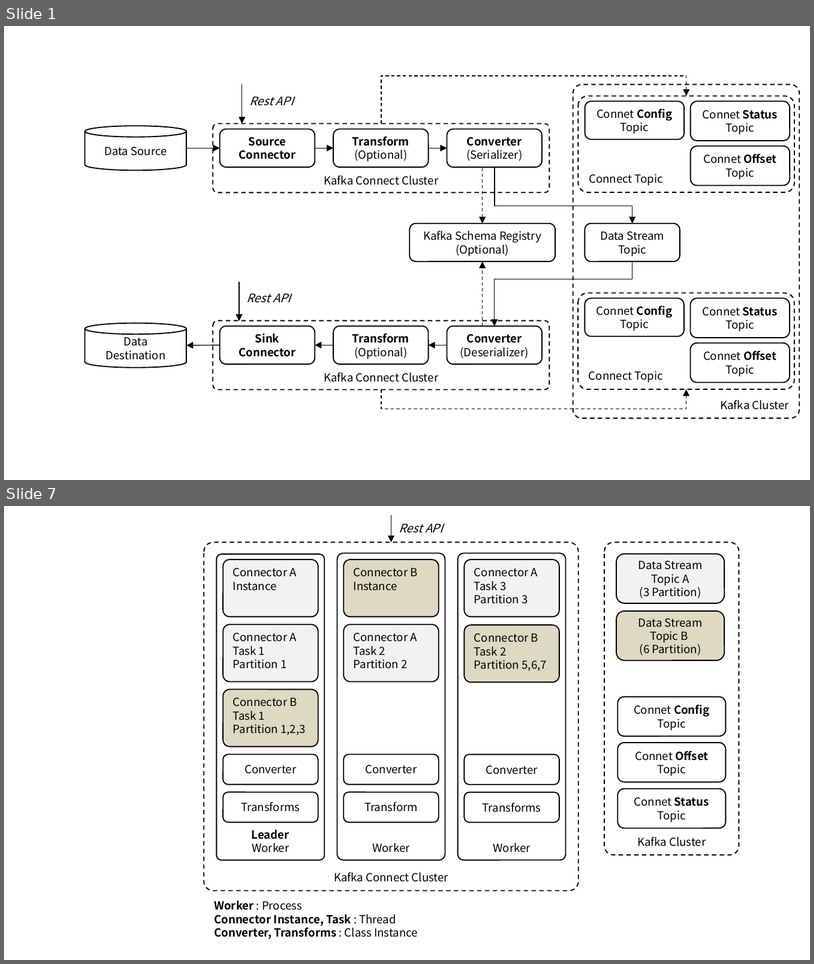
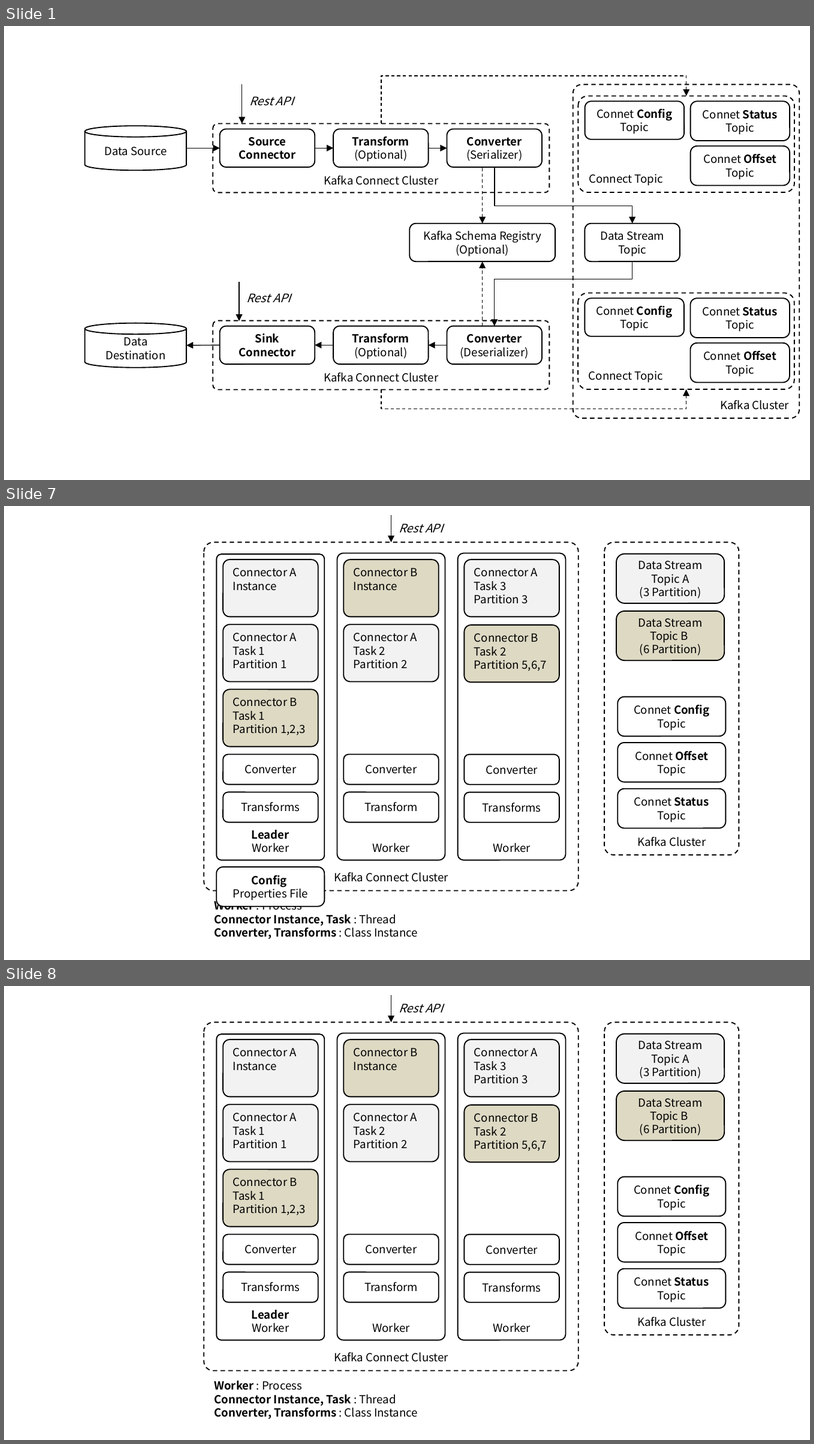
Before and after one commit to ssup2/blog-software, a slide deck: content/docs/theory-analysis/kafka-connect/images/images.pptx. Shown one above the other, each under a label of ours: slides 1 and 7 before the commit, slides 1, 7 and 8 after it; the slides between them are not shown. The pictures are 814x964 and 814x1444 pixels, drawn with LibreOffice and Linux fonts; fonts in the diff are those of the drawing. Boxes give left, top, right and bottom in pixels: in the first picture for what was removed or moved away, otherwise in the second. Text is boxed around its words. In the diff, an @@ line names an element or a change of style, - is before the commit and + after.

```diff
--- a/content/docs/theory-analysis/kafka-connect/images/images.pptx
+++ b/content/docs/theory-analysis/kafka-connect/images/images.pptx
@@ slide 7 added at bbox=[4, 506, 810, 960], background #FFFFFF @@
@@ arrow added from (391, 515) to (391, 542), #000000 0.75 pt @@
@@ text added at bbox=[399, 523, 443, 533], 10.5 pt, text #000000, italic @@
+Rest API
@@ rounded rectangle added at bbox=[204, 542, 579, 891], fill #FFFFFF, outline #000000 1 pt dashed, 10 pt, text #000000 @@
+Kafka Connect Cluster
@@ rounded rectangle added at bbox=[217, 555, 325, 860], fill #FFFFFF, outline #000000 1 pt, 10 pt, text #000000, bold @@
+Leader
+Worker
@@ rounded rectangle added at bbox=[224, 559, 318, 616], fill #F2F2F2, outline #000000 1 pt, 10 pt, text #000000 @@
+Connector A
+Instance
@@ rounded rectangle added at bbox=[337, 553, 445, 860], fill #FFFFFF, outline #000000 1 pt, 10 pt, text #000000 @@
+Worker
@@ rounded rectangle added at bbox=[344, 559, 438, 616], fill #DDD9C3, outline #000000 1 pt, 10 pt, text #000000 @@
+Connector B
+Instance
@@ rounded rectangle added at bbox=[458, 553, 566, 860], fill #FFFFFF, outline #000000 1 pt, 10 pt, text #000000 @@
+Worker
@@ rounded rectangle added at bbox=[464, 559, 560, 616], fill #F2F2F2, outline #000000 1 pt, 10 pt, text #000000 @@
+Connector A
+Task 3
+Partition 3
@@ rounded rectangle added at bbox=[605, 542, 740, 855], fill #FFFFFF, outline #000000 1 pt dashed, 10 pt, text #000000 @@
+Kafka Cluster
@@ rounded rectangle added at bbox=[617, 553, 725, 603], fill #F2F2F2, outline #000000 1 pt, 10 pt, text #000000 @@
+Data Stream
+Topic A
+(3 Partition)
@@ rounded rectangle added at bbox=[617, 611, 725, 660], fill #DDD9C3, outline #000000 1 pt, 10 pt, text #000000 @@
+Data Stream
+Topic B
+(6 Partition)
@@ rounded rectangle added at bbox=[224, 625, 318, 682], fill #F2F2F2, outline #000000 1 pt, 10 pt, text #000000 @@
+Connector A
+Task 1
+Partition 1
@@ rounded rectangle added at bbox=[344, 625, 438, 682], fill #F2F2F2, outline #000000 1 pt, 10 pt, text #000000 @@
+Connector A
+Task 2
+Partition 2
@@ rounded rectangle added at bbox=[464, 625, 560, 682], fill #DDD9C3, outline #000000 1 pt, 10 pt, text #000000 @@
+Connector B
+Task 2
+Partition 5,6,7
@@ rounded rectangle added at bbox=[224, 689, 318, 747], fill #DDD9C3, outline #000000 1 pt, 10 pt, text #000000 @@
+Connector B
+Task 1
+Partition 1,2,3
@@ rounded rectangle added at bbox=[618, 696, 726, 736], fill #FFFFFF, outline #000000 1 pt, 10 pt, text #000000 @@
+Connet Config
+Topic
@@ rounded rectangle added at bbox=[224, 754, 318, 784], fill #FFFFFF, outline #000000 1 pt, 10 pt, text #000000 @@
+Converter
@@ rounded rectangle added at bbox=[344, 754, 438, 784], fill #FFFFFF, outline #000000 1 pt, 10 pt, text #000000 @@
+Converter
@@ rounded rectangle added at bbox=[464, 754, 560, 784], fill #FFFFFF, outline #000000 1 pt, 10 pt, text #000000 @@
+Converter
@@ rounded rectangle added at bbox=[618, 742, 726, 782], fill #FFFFFF, outline #000000 1 pt, 10 pt, text #000000 @@
+Connet Offset
+Topic
@@ rounded rectangle added at bbox=[224, 792, 318, 822], fill #FFFFFF, outline #000000 1 pt, 10 pt, text #000000 @@
+Transforms
@@ rounded rectangle added at bbox=[344, 792, 438, 822], fill #FFFFFF, outline #000000 1 pt, 10 pt, text #000000 @@
+Transform
@@ rounded rectangle added at bbox=[464, 792, 560, 822], fill #FFFFFF, outline #000000 1 pt, 10 pt, text #000000 @@
+Transforms
@@ rounded rectangle added at bbox=[618, 788, 726, 828], fill #FFFFFF, outline #000000 1 pt, 10 pt, text #000000 @@
+Connet Status
+Topic
@@ rounded rectangle added at bbox=[217, 867, 325, 906], fill #FFFFFF, outline #000000 1 pt, 10 pt, text #000000 @@
+Config
+Properties File
@@ text added at bbox=[214, 898, 418, 939], 10 pt, text #000000, bold @@
+Worker : Process
+Connector Instance, Task : Thread
+Converter, Transforms : Class Instance
@@ what was slide 7 is now slide 8 @@
```
Also in this commit, not shown: 2 slides changed, 3 other slides added, 3 other files.
